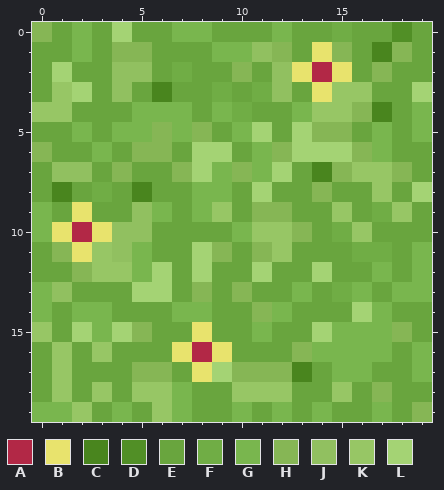
Pixel-art sprite: img/grass1.png. The picture above was drawn from the file before the commit.
The file is 100x100 pixels, drawn in blocks of 5x5; one block is one cell here. Colours within 5 levels of each other are drawn and written as one.
Palette (. is transparent): A #b22846  B #e8e36d  C #49851e  D #518f26  E #69a53e  F #70ad45  G #79b64e  H #86b655  J #91c060  K #97c665  L #a4d374
The same view after the edit:
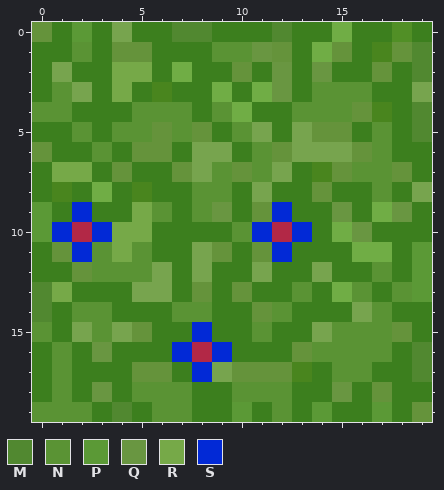
Colours new in this view: M #518830  N #5a9334  P #5b9936  Q #699641  R #76a948  S #0229d6
Edits made:
Colour E changes from #69a53e to #3c7f1e.
Colour H changes from #86b655 to #65933b.
Colour L changes from #a4d374 to #77a44e.
The author changed colour K to colour A in row 10 at x 12.
The author changed colour B to colour E in row 2 at x 13 and 15.
The author changed colour B to colour F in row 1 at x 14.
The author changed colour E to colour M in rows 1 to 2 at x 19.
The author changed colour G to colour M in row 0 at x 7 to 8 and 12; in rows 4 to 5 at x 19; in rows 13 to 14 at x 0; in rows 16 to 17 at x 19; in row 19 at x 4.
The author changed colour B to colour N in row 3 at x 14.
The author changed colour G to colour N in row 1 at x 2 and 9 to 10; in row 4 at x 5 to 7, 9 and 13; in row 5 at x 2, 4 to 5, 7, 10 and 17; in row 6 at x 3, 11 and 17; in row 7 at x 9 and 11; in row 8 at x 8 to 9.
The author changed colour G to colour N in row 9 at x 6 and 8; in row 10 at x 10; in row 11 at x 5; in row 12 at x 5 and 17; in row 13 at x 13, 16 and 18; in row 14 at x 2 to 3, 7 to 8, 12 and 17.
The author changed colour G to colour N in row 15 at x 3, 11 and 15 to 17; in row 16 at x 14 to 17; in row 17 at x 15 to 16; in row 18 at x 7; in row 19 at x 0 to 1, 7 and 12.
The author changed colour K to colour N in row 3 at x 1 and 15 to 16; in row 4 at x 0 to 1 and 14 to 15; in row 7 at x 16 to 17; in row 8 at x 17; in row 11 at x 3; in row 12 at x 3 to 4.
The author changed colour K to colour N in row 15 at x 0; in rows 16 to 17 at x 1; in row 18 at x 1, 5 to 6 and 10 to 12; in row 19 at x 2 and 6.
The author changed colour G to colour P in row 0 at x 2; in rows 9 to 10 at x 0; in rows 11 to 13 at x 19; in row 19 at x 10, 14 and 17.
The author changed colour A to colour Q in row 2 at x 14.
The author changed colour J to colour Q in row 1 at x 11; in rows 2 to 3 at x 12.
The author changed colour K to colour Q in row 9 at x 9, 15 and 18; in row 10 at x 16; in row 16 at x 3; in row 18 at x 3 and 15.
The author changed colour J to colour R in row 2 at x 4 to 5; in row 3 at x 4; in row 7 at x 1 to 2; in row 9 at x 5; in row 10 at x 4 to 5; in row 11 at x 4.
The author changed colour J to colour R in row 13 at x 1.
The author changed colour B to colour S in row 9 at x 2; in row 10 at x 1 and 3; in row 11 at x 2; in row 15 at x 8; in row 16 at x 7 and 9; in row 17 at x 8.
The author changed colour H to colour S in row 9 at x 12; in row 10 at x 13.
The author changed colour K to colour S in row 10 at x 11; in row 11 at x 12.
Pixel boxes of the changes (left, top, right, bottom) in both pictures:
changed: (32, 22, 432, 422)
